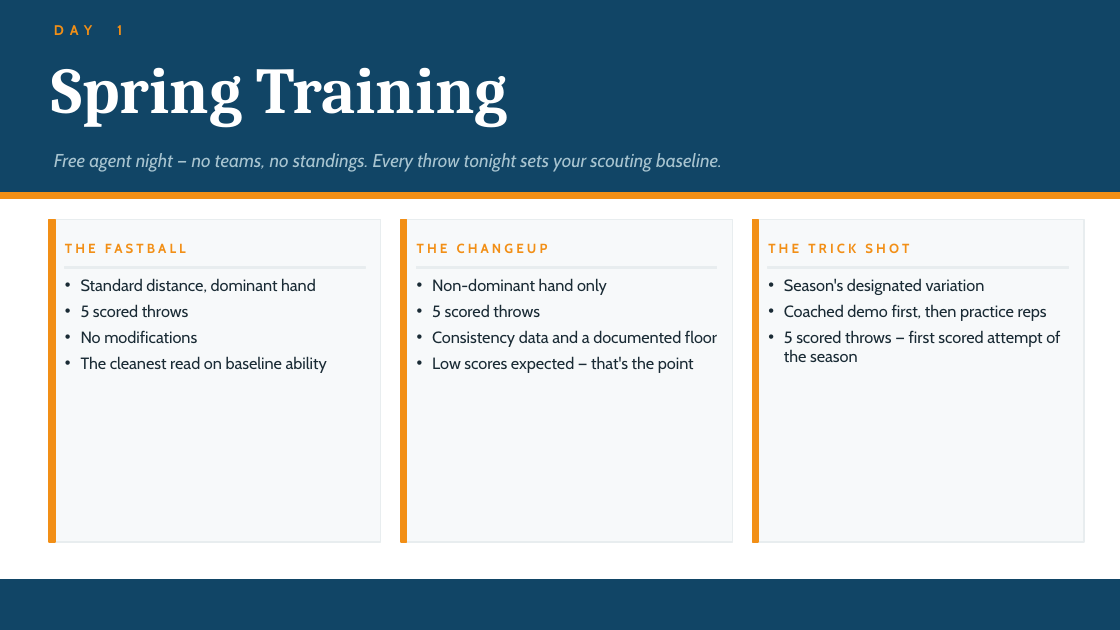
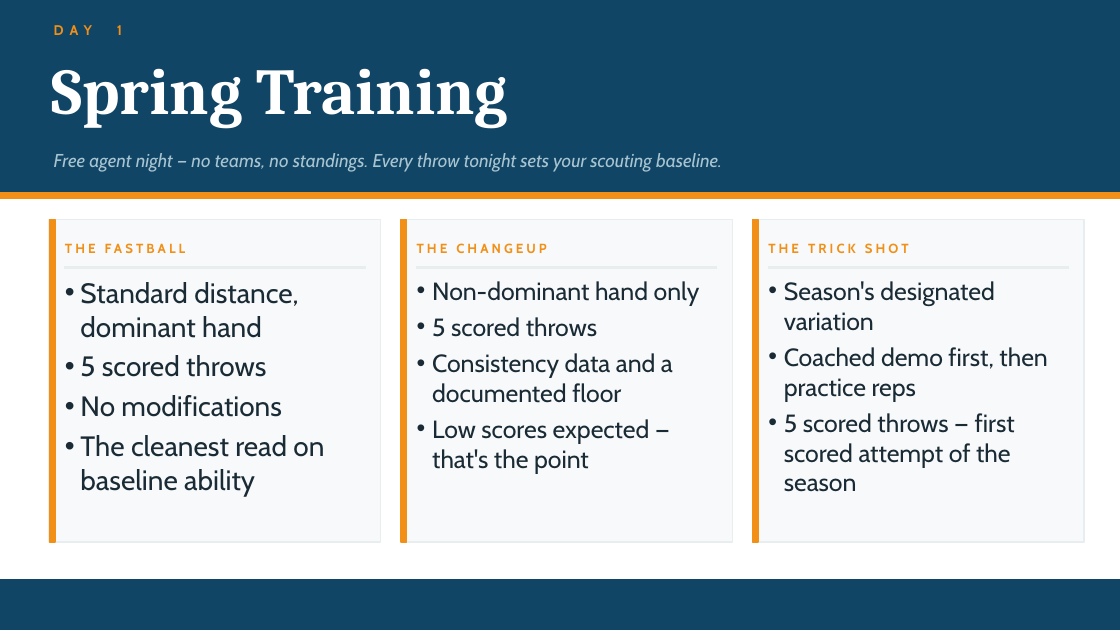
Before and after one commit to thejoshbq/summer-classic, a slide deck: slide 1 of docs/summer-classic-overview.pptx. Drawn at 1120x630 pixels with LibreOffice and Linux fonts; fonts in the diff are those of the drawing. Boxes give left, top, right and bottom in pixels: in the first picture for what was removed or moved away, otherwise in the second. Text is boxed around its words. In the diff, an @@ line names an element or a change of style, - is before the commit and + after.

```diff
--- a/docs/summer-classic-overview.pptx
+++ b/docs/summer-classic-overview.pptx
@@ text "Standard distance, dominant hand" at [80,282,324,496]: size 10.5 to 18 pt @@
@@ text "Non-dominant hand only" at [432,281,700,473]: size 10.5 to 16 pt @@
@@ text "Season's designated variation" at [784,281,1047,492]: size 10.5 to 16 pt @@
```
